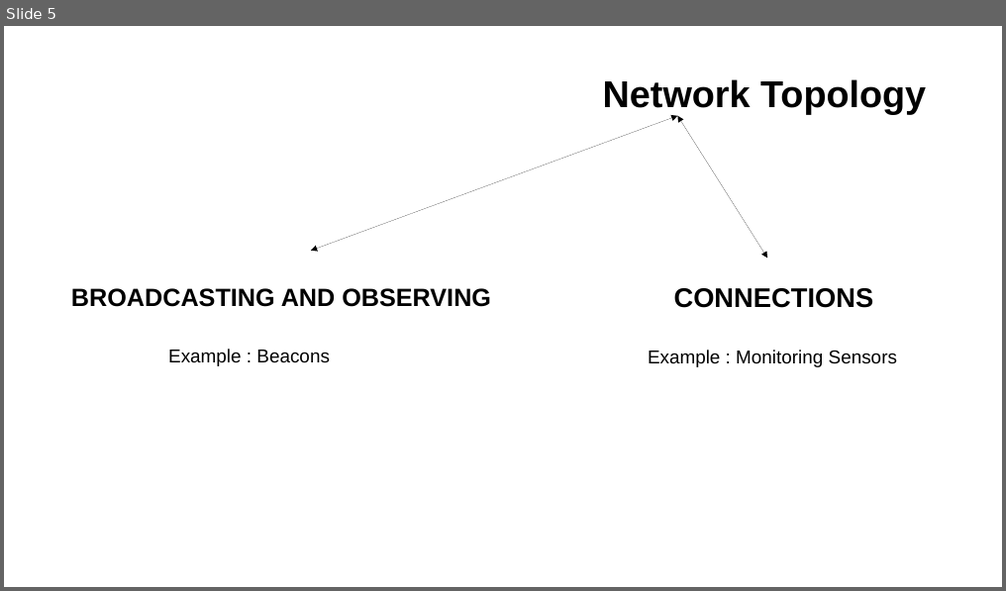
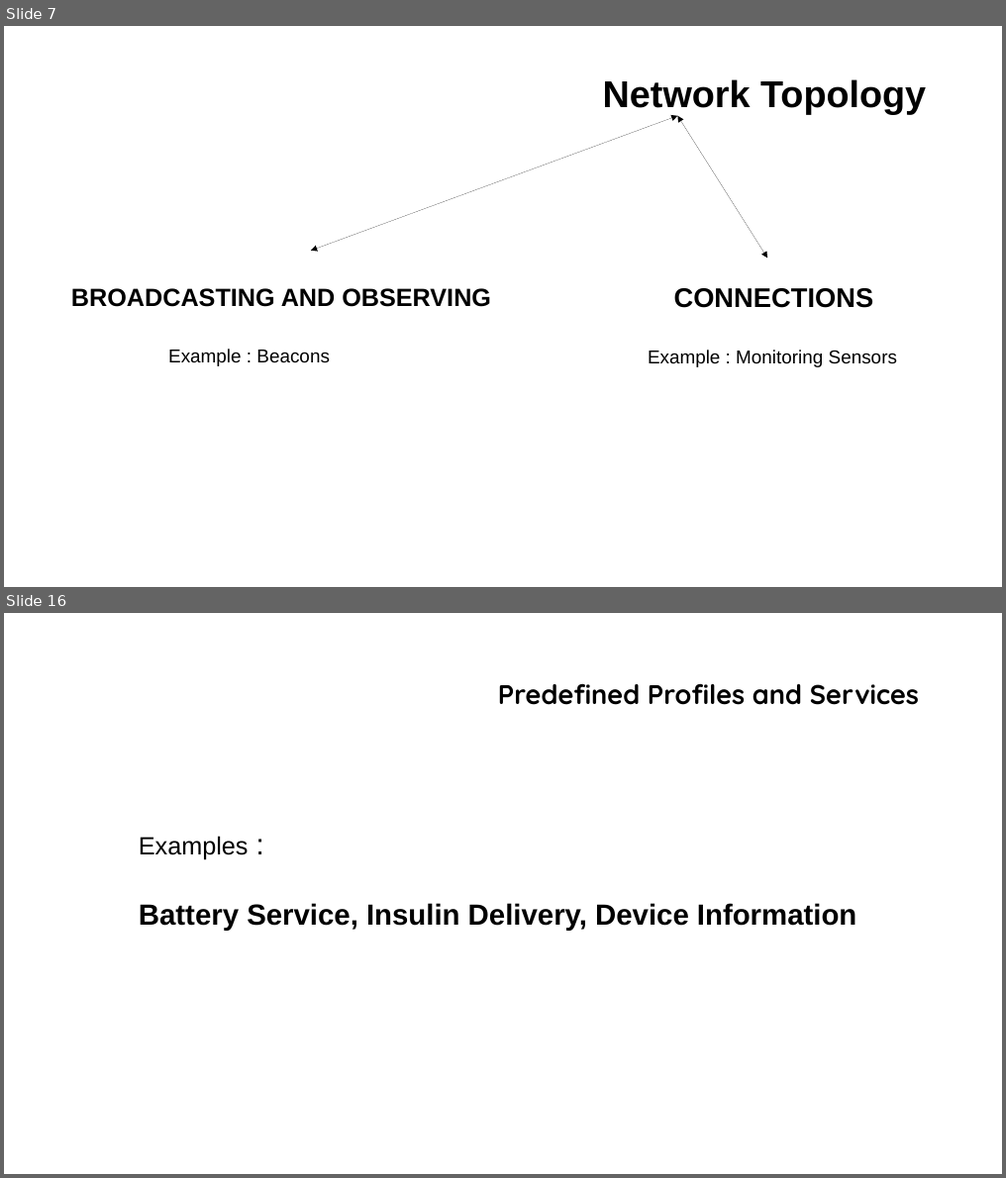
Before and after one commit to tuttyfrutyee/2019_staj, a slide deck: finalSunum/finalSunumKuartis.odp. Shown one above the other, each under a label of ours: slide 5 before the commit, slides 7 and 16 after it; the slides between them are not shown. The pictures are 1006x591 and 1006x1178 pixels, drawn with LibreOffice and Linux fonts; fonts in the diff are those of the drawing; background and template pictures are left out. Boxes give left, top, right and bottom in pixels: in the first picture for what was removed or moved away, otherwise in the second. Text is boxed around its words. In the diff, an @@ line names an element or a change of style, - is before the commit and + after.

```diff
--- a/finalSunum/finalSunumKuartis.odp
+++ b/finalSunum/finalSunumKuartis.odp
@@ slide 16 added at [4, 613, 1002, 1174], background #FFFFFF @@
@@ title added at [498, 683, 919, 705], 26 pt, text #000000, bold @@
+Predefined Profiles and Services
@@ text added at [139, 836, 856, 931], 28 pt, text #000000, bold @@
+Examples :
+Battery Service, Insulin Delivery, Device Information
@@ what was slide 5 is now slide 7 @@
```
Also in this commit, not shown: 1 slide changed, 20 other slides added.
